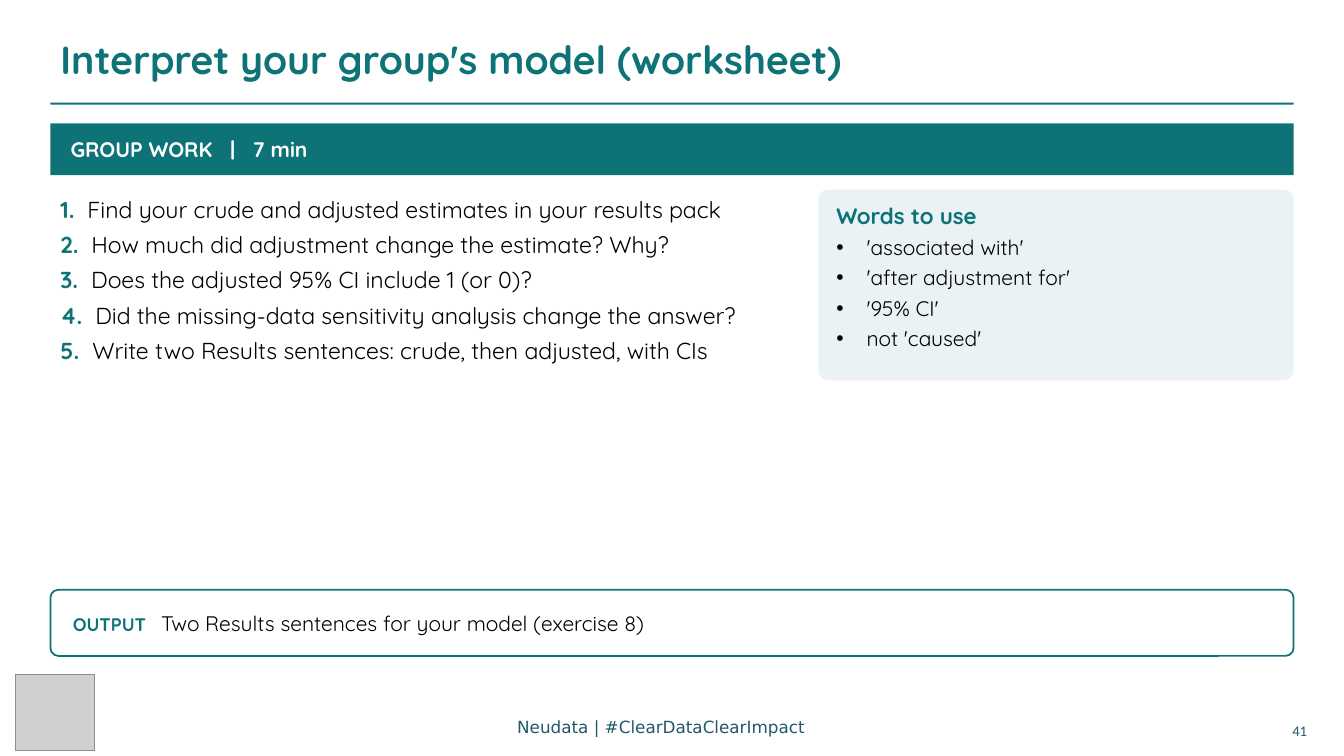
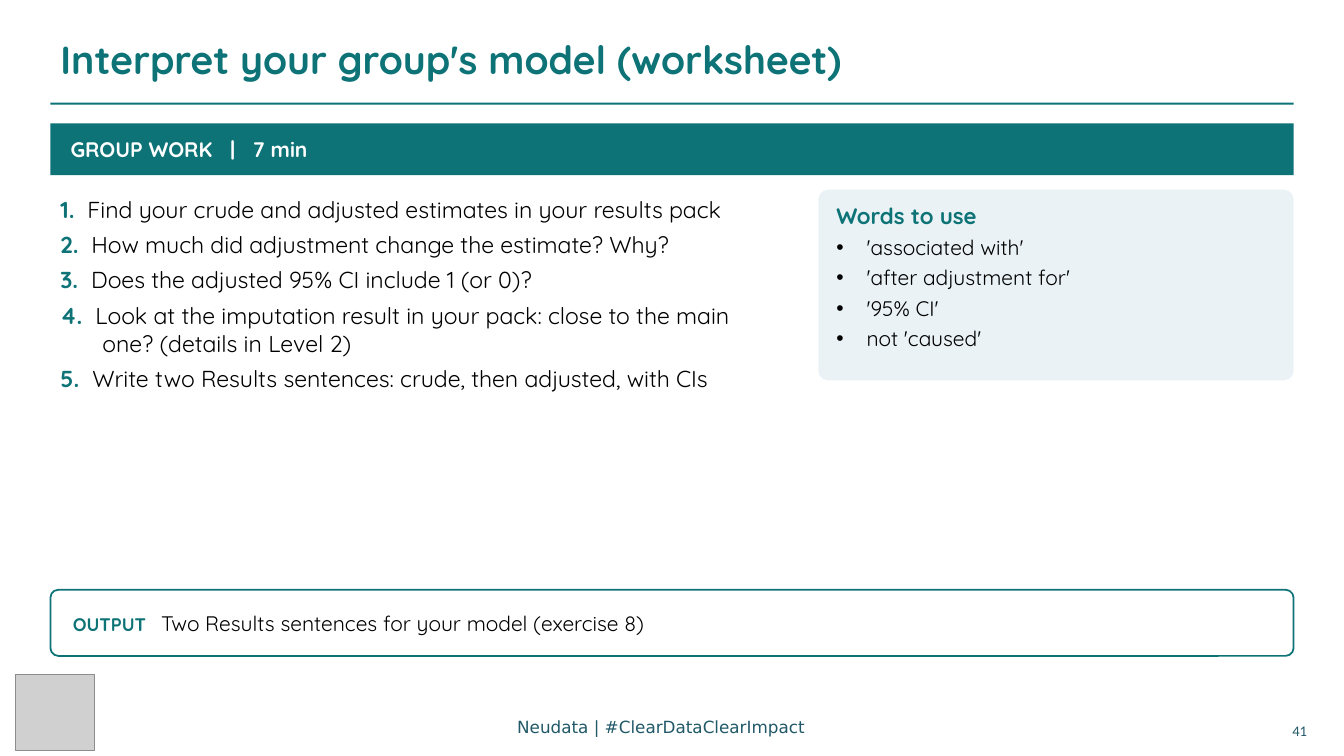
Before and after one commit to neu-data/FoundationsofClinicalResearch, a slide deck: slide 41 of en/files/slides/Session_6_EN.pptx. Drawn at 1344x756 pixels with LibreOffice and Linux fonts; fonts in the diff are those of the drawing; grey boxes stand for pictures. Boxes give left, top, right and bottom in pixels: in the first picture for what was removed or moved away, otherwise in the second. Text is boxed around its words. In the diff, an @@ line names an element or a change of style, - is before the commit and + after.

```diff
--- a/en/files/slides/Session_6_EN.pptx
+++ b/en/files/slides/Session_6_EN.pptx
@@ text at (60, 307, 729, 357): text changed @@
-4. Did the missing-data sensitivity analysis change the answer?
+4. Look at the imputation result in your pack: close to the main one? (details in Level 2)
```
Also in this commit, not shown: 2 other slides changed, 25 other files.
